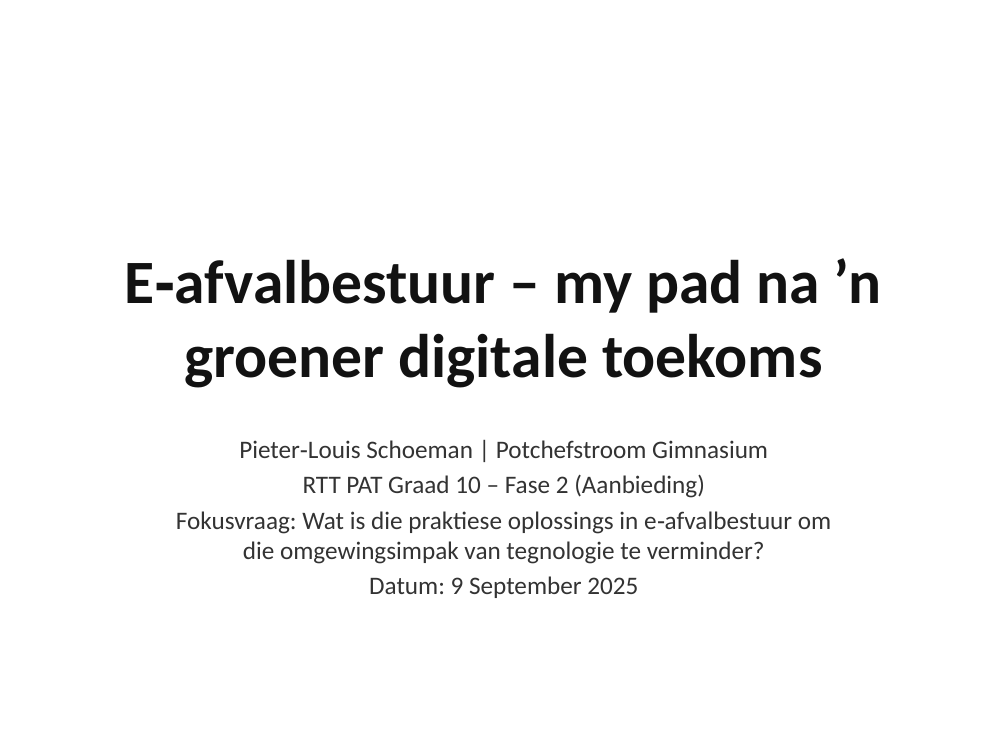
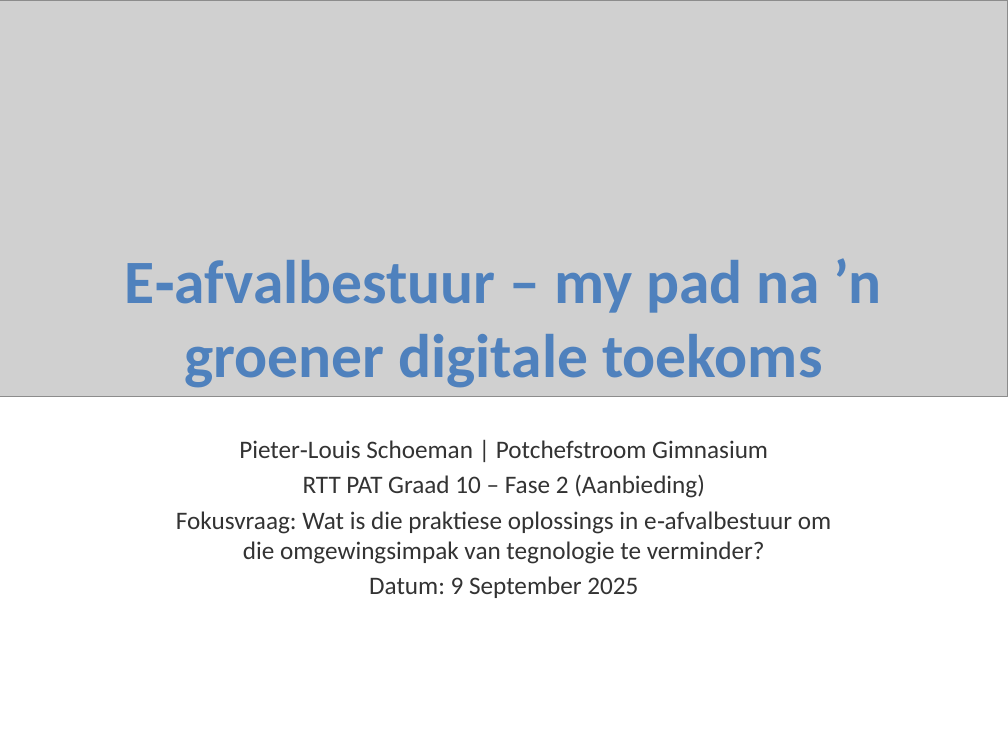
Before and after one commit to P8L1/Skool, a slide deck: slide 1 of RTT PAT 2025/Fase 2/Aanbieding/Aanbieding.pptx. Drawn at 1008x756 pixels with LibreOffice and Linux fonts; fonts in the diff are those of the drawing; grey boxes stand for pictures. Boxes give left, top, right and bottom in pixels: in the first picture for what was removed or moved away, otherwise in the second. Text is boxed around its words. In the diff, an @@ line names an element or a change of style, - is before the commit and + after.

```diff
--- a/RTT PAT 2025/Fase 2/Aanbieding/Aanbieding.pptx
+++ b/RTT PAT 2025/Fase 2/Aanbieding/Aanbieding.pptx
@@ picture added at bbox=[0, 0, 1008, 397] @@
@@ title "E‑afvalbestuur – my pad na ..." at bbox=[125, 258, 882, 388]: text colour #121212 to #4F81BD @@
```
Also in this commit, not shown: 3 other slides changed, 48 other files.
